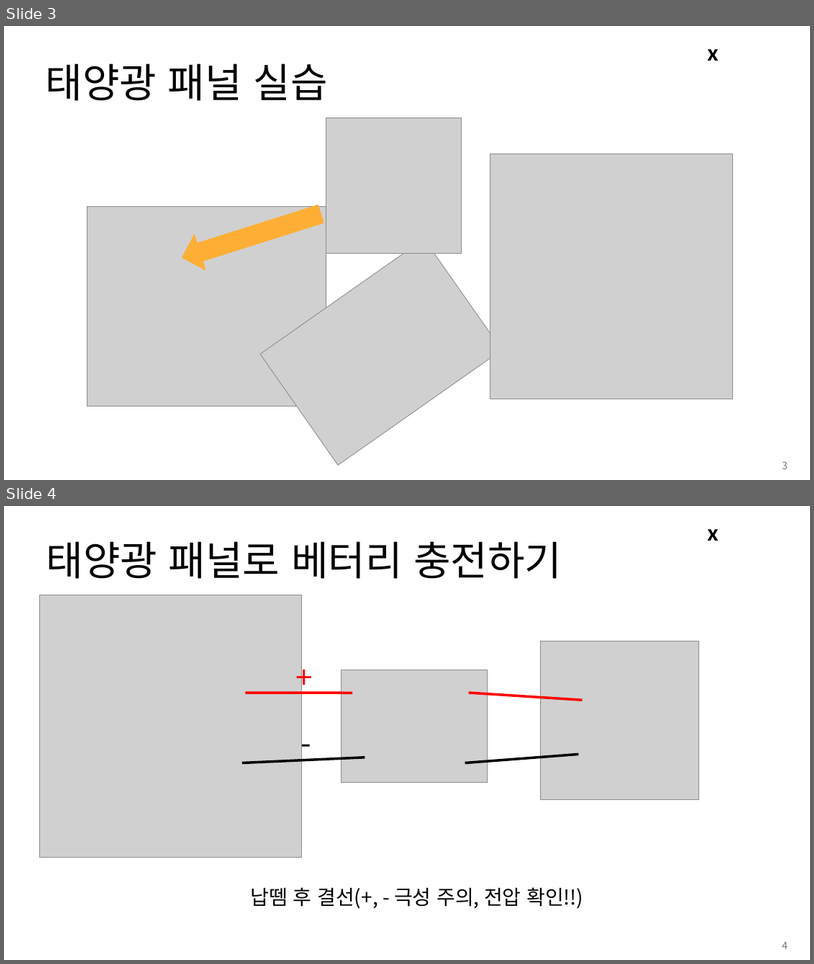
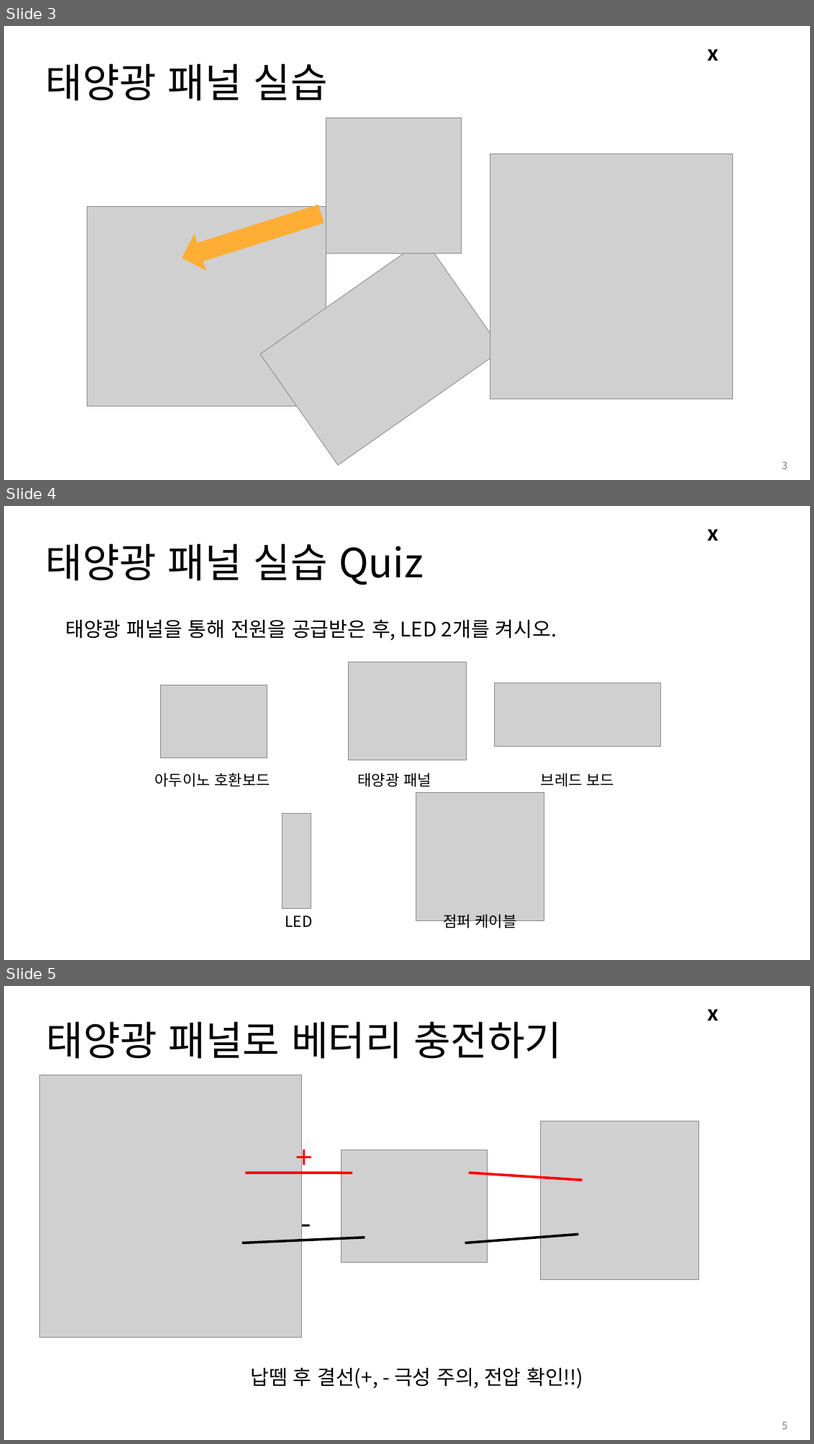
Before and after one commit to Leader-Lesson/KDT_RE_3rd, a slide deck: material/Arduino/05_태양광패널.pptx. Shown one above the other, each under a label of ours: slides 3 and 4 before the commit, slides 3, 4 and 5 after it. The pictures are 814x964 and 814x1444 pixels, drawn with LibreOffice and Linux fonts; fonts in the diff are those of the drawing; grey boxes stand for pictures; background and template pictures are left out. Boxes give left, top, right and bottom in pixels: in the first picture for what was removed or moved away, otherwise in the second. Text is boxed around its words. In the diff, an @@ line names an element or a change of style, - is before the commit and + after.

```diff
--- a/material/Arduino/05_태양광패널.pptx
+++ b/material/Arduino/05_태양광패널.pptx
@@ slide 4 added at (x1=4, y1=506, x2=810, y2=960), background #FFFFFF; not listed: 1 template element that a slide beside it also shows @@
@@ title added at (x1=46, y1=543, x2=424, y2=585), 48 pt, text #000000 @@
+태양광 패널 실습 Quiz
@@ text added at (x1=65, y1=619, x2=557, y2=640), 24 pt, text #000000 @@
+태양광 패널을 통해 전원을 공급받은 후, LED 2개를 켜시오.
@@ picture added at (x1=348, y1=662, x2=466, y2=760) @@
@@ picture added at (x1=160, y1=685, x2=267, y2=758) @@
@@ picture added at (x1=494, y1=682, x2=661, y2=746) @@
@@ text added at (x1=154, y1=772, x2=270, y2=787), 18 pt, text #000000 @@
+아두이노 호환보드
@@ text added at (x1=358, y1=772, x2=432, y2=787), 18 pt, text #000000 @@
+태양광 패널
@@ text added at (x1=541, y1=772, x2=615, y2=787), 18 pt, text #000000 @@
+브레드 보드
@@ picture added at (x1=416, y1=792, x2=544, y2=921) @@
@@ picture added at (x1=282, y1=813, x2=311, y2=908) @@
@@ text added at (x1=286, y1=915, x2=313, y2=926), 18 pt, text #000000 @@
+LED
@@ text added at (x1=443, y1=914, x2=517, y2=930), 18 pt, text #000000 @@
+점퍼 케이블
@@ what was slide 4 is now slide 5 @@
@@ page number at (x1=782, y1=1422, x2=788, y2=1429): text changed @@
-4
+5
```
Also in this commit, not shown: 2 other slides added.
